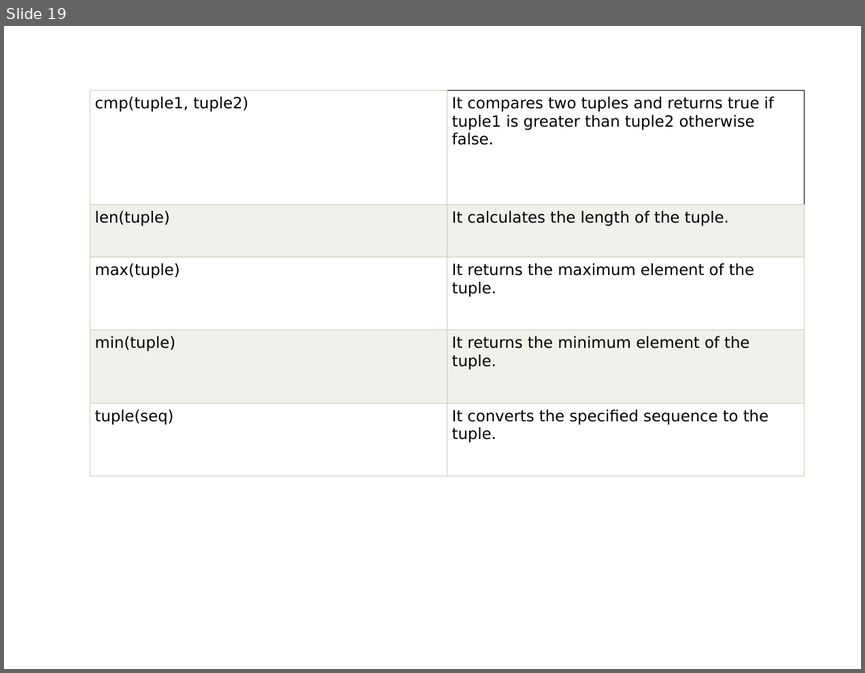
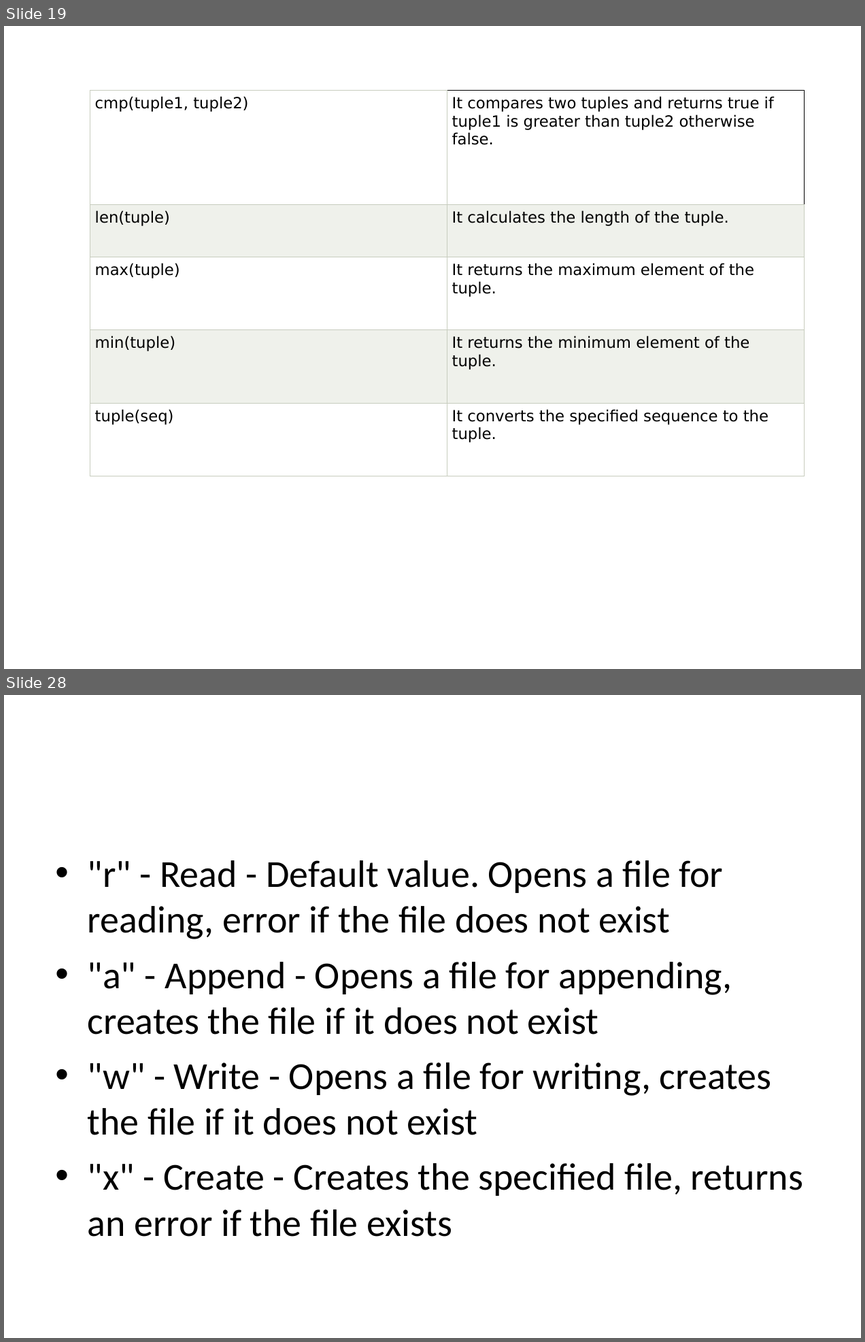
Before and after one commit to vishalamc/pythonexamples, a slide deck: Data Structure in Python.ppt. Shown one above the other, each under a label of ours: slide 19 before the commit, slides 19 and 28 after it; the slides between them are not shown. The pictures are 865x673 and 865x1342 pixels, drawn with LibreOffice and Linux fonts; fonts in the diff are those of the drawing. Boxes give left, top, right and bottom in pixels: in the first picture for what was removed or moved away, otherwise in the second. Text is boxed around its words. In the diff, an @@ line names an element or a change of style, - is before the commit and + after.

```diff
--- a/Data Structure in Python.ppt
+++ b/Data Structure in Python.ppt
@@ slide 28 added at [4,695,861,1338], background #FFFFFF @@
@@ text added at [88,860,803,1236], 32 pt, text #000000 @@
+• "r" - Read - Default value. Opens a file for reading, error if the file does not exist
+• "a" - Append - Opens a file for appending, creates the file if it does not exist
+• "w" - Write - Opens a file for writing, creates the file if it does not exist
+• "x" - Create - Creates the specified file, returns an error if the file exists
```
Also in this commit, not shown: 10 other slides added, 7 other files.
